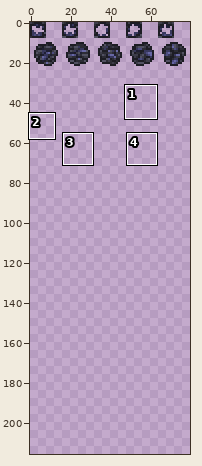
A sprite sheet gets an edit: tiles/materials/lightlessrock.png. Above: a wide view before the commit, with the close-up outlined.
Close-up. As it was:
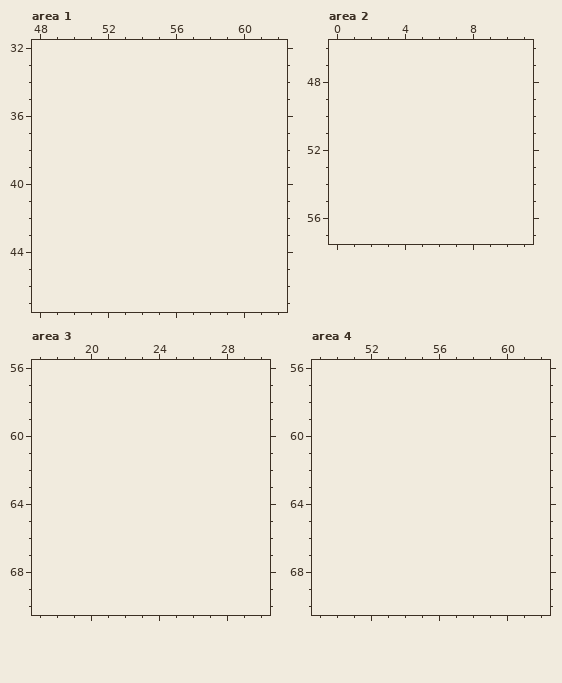
The file is 80x24 pixels. Shown: area 1: x 48..62, y 32..47; area 2: x 0..11, y 46..57; area 3: x 17..30, y 56..70; area 4: x 49..62, y 56..70. The old version is drawn lined up with the new one, on the new canvas. The commit also changed other parts of the picture, which this record leaves out.
Palette (. is transparent): 
After:
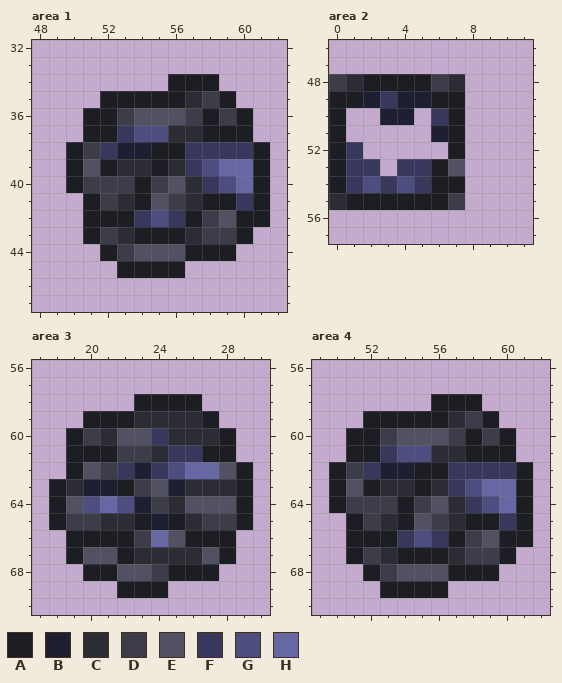
Colours new in this view: A #1d1d24  B #1f1f34  C #2c2c35  D #3d3d4a  E #515161  F #38385d  G #4d4d80  H #6767a4
Diff:
canvas 80x24 -> 80x216
Changed rows in their new state; - is an unchanged pixel.
Area 1:
first column x 50:
34 ------AAA---
35 --AAAAACDA--
36 -AADEEEDADA-
37 -AAFGGCCAAA-
38 ADFBBAAFFFFA
39 AEACCACFGHHA
40 ADDDADECFGHA
41 -ADCAEDCAAFA
42 -AAAFGFADEAA
43 -ADCAAACDDA-
44 --ADEEEAAA--
45 ---AAAA-----
Area 2:
first column x 0:
48 DCAAAADC
49 AABFBBAA
50 A--BB-FA
51 A-----BA
52 AF-----A
53 AFF-FFAE
54 AFGFGFAA
55 CAAAAAAD
Area 3:
first column x 18:
58 -----AAAA---
59 --AAACCCCA--
60 -ADCEEFCCCA-
61 -AAADDCFFAA-
62 -AEDFBFGHHEA
63 ACBBADEBCCCA
64 AEGHGBDCEEEA
65 ADDCCABACDDA
66 -AAAADHEAAA-
67 -AEEACCCCEA-
68 --AAEEDAAA--
69 ----AAA-----
Area 4:
first column x 50:
58 ------AAA---
59 --AAAAACDA--
60 -AADEEEDADA-
61 -AAFGGCCAAA-
62 ADFBBAAFFFFA
63 AEACCACFGHHA
64 ADDDADECFGHA
65 -ADCAEDCAAFA
66 -AAAFGFADEAA
67 -ADCAAACDDA-
68 --ADEEEAAA--
69 ---AAAA-----
